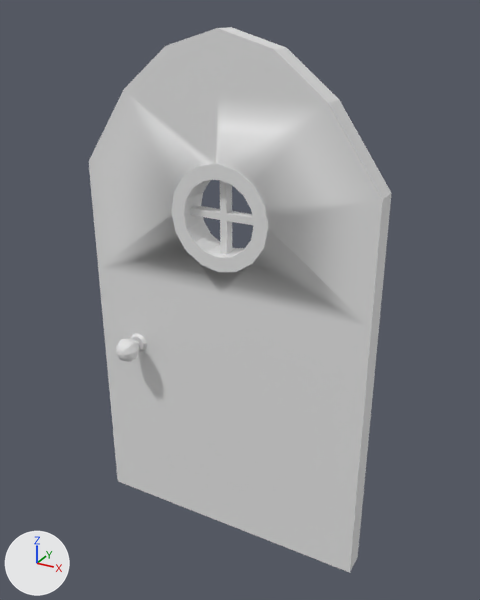
The FBX model BlendFilesForUnity/FBX/Townhall/Townhall_Door.fbx as it was, and as the next commit left it.
Both versions are drawn from a 50 mm camera at (0.57, -1.974, 2.028) aimed at (-0.537, 0.038, 1.022). The lights are fixed; the arrows at lower left show +X, +Y and +Z. Vertices at the same position are counted once.

In view in the first picture: 'Door'.
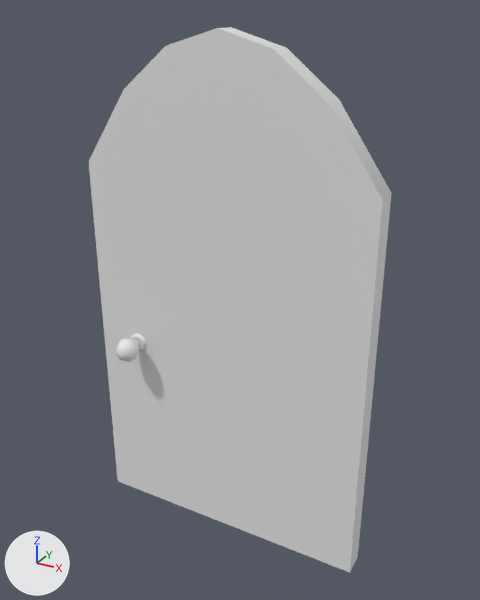
Where the newer file only moved an object's origin or applied its transform, the numbers keep the older frame.

Location of each change, [x1, y1, x2, y2] in pixels of the pictures (480 x 600 px):
part 1 of me_cube_007, cut back
    both: [89, 89, 382, 329]

The edits, one by one:
me_cube_007 is used by ob_door; location (0.0, 0.0, 0.0).
me_cube_007 had 682 vertices, 720 faces and spanned x -1.14..0.0, y -0.17..0.17, z 0.0..1.97.
me_cube_007 now has 306 vertices, 320 faces and spans x -1.14..0.0, y -0.17..0.17, z 0.0..1.97.
me_cube_007 part 1: 378 vertices removed from x -0.77..-0.38, y -0.06..0.06, z 1.16..1.55; 2 vertices added at x -0.57, y -0.05..0.05, z 1.5.
me_cube_007 part 2: the surface is now shaded smooth.
